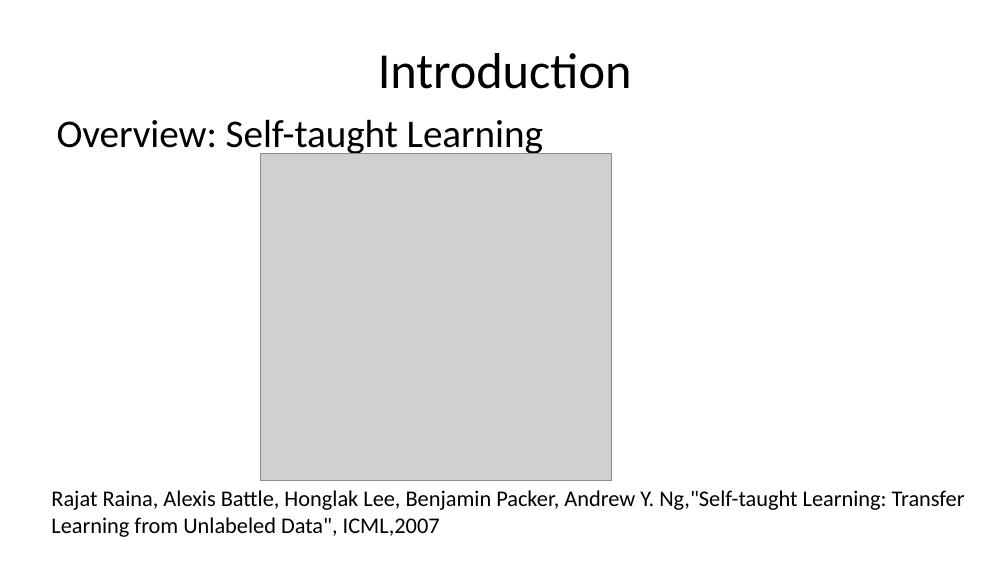
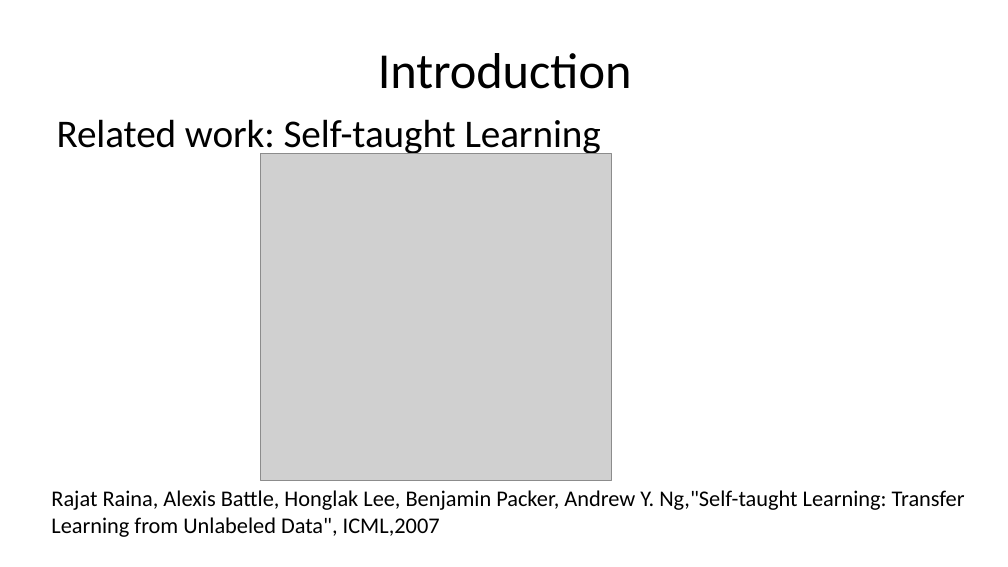
Before and after one commit to CMWENLIU/fast_tensor, a slide deck: slide 15 of efs/Artificial neural network based Self-taught leaning on text mining.pptx (slide 13 before the commit). Drawn at 1008x567 pixels with LibreOffice and Linux fonts; fonts in the diff are those of the drawing; grey boxes stand for pictures. Boxes give left, top, right and bottom in pixels: in the first picture for what was removed or moved away, otherwise in the second. Text is boxed around its words. In the diff, an @@ line names an element or a change of style, - is before the commit and + after.

```diff
--- a/efs/Artificial neural network based Self-taught leaning on text mining.pptx
+++ b/efs/Artificial neural network based Self-taught leaning on text mining.pptx
@@ text at <box>57,119,601,157</box>: text changed @@
-Overview: Self-taught Learning
+Related work: Self-taught Learning
```
Also in this commit, not shown: 22 other slides changed, 41 slides added, 39 slides removed, 1 other file.
